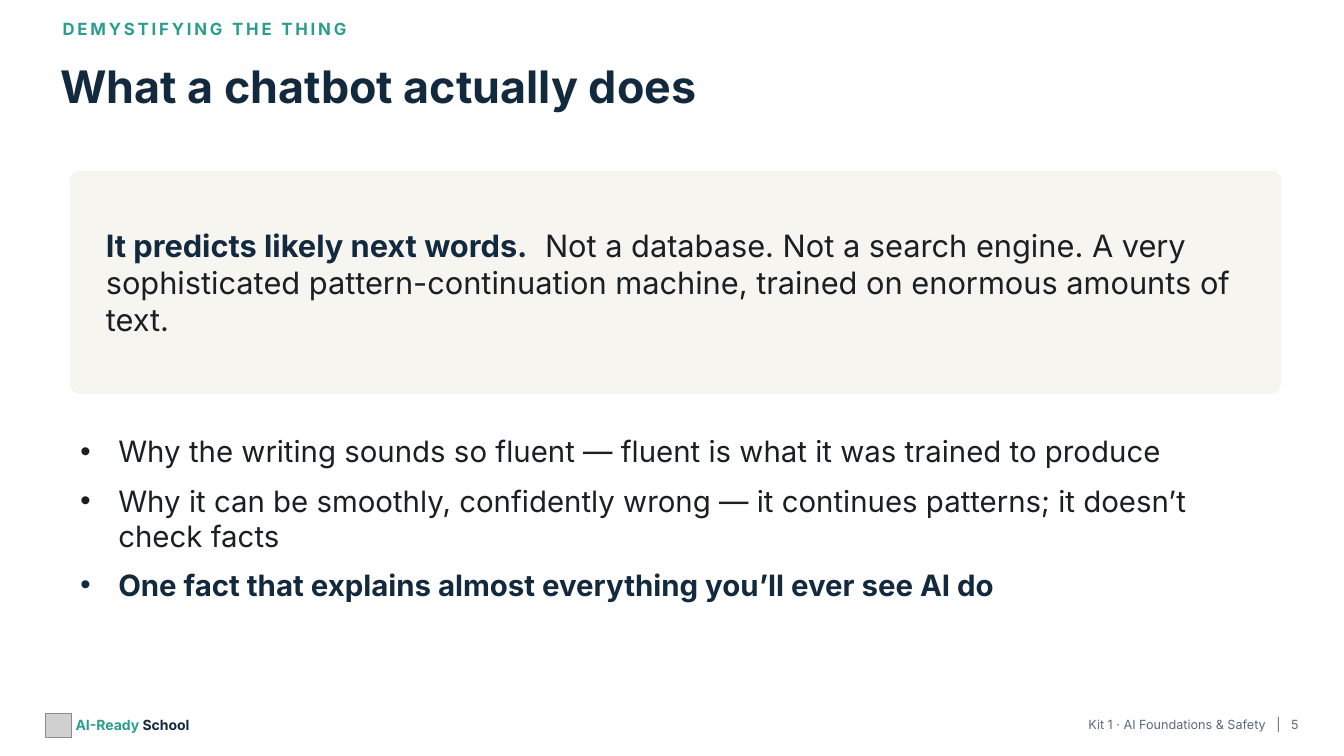
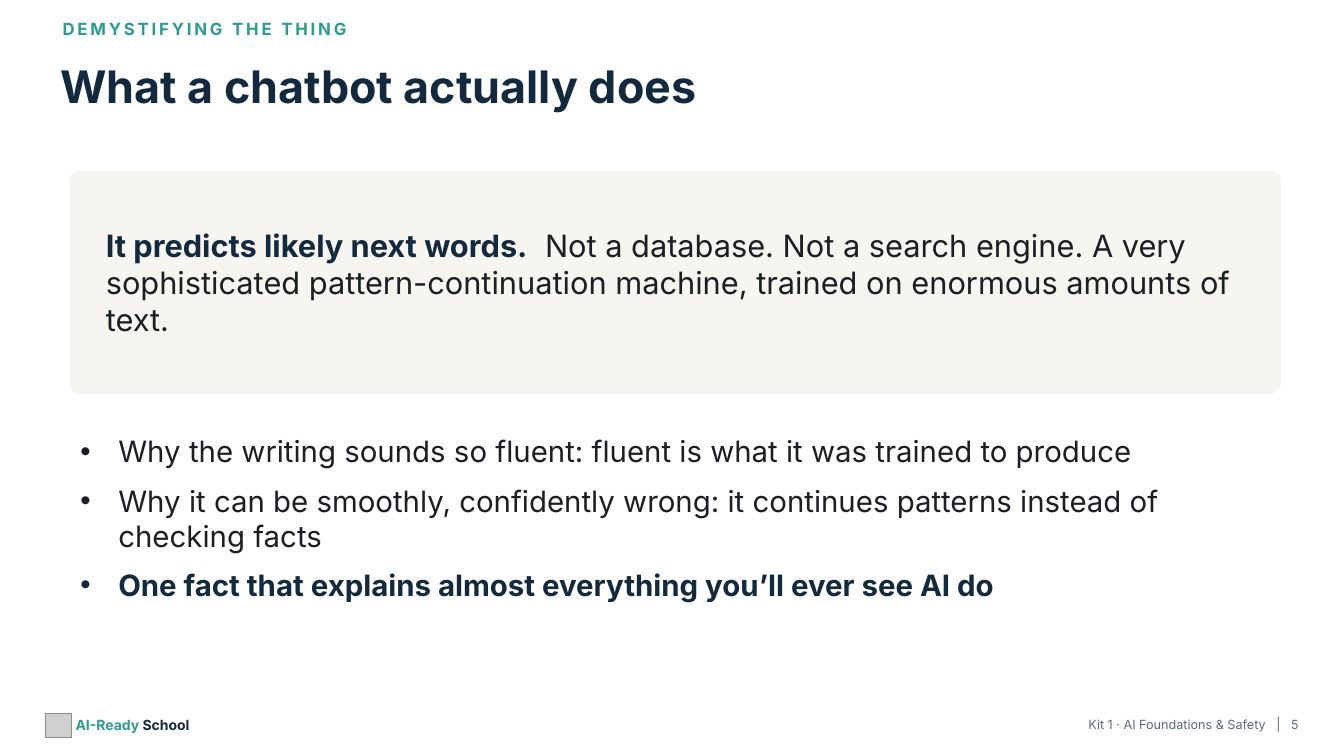
Before and after one commit to aspinozzi1/Ai-School-Ready, a slide deck: slide 5 of kits/kit01/Kit01_PresentationDeck.pptx. Drawn at 1344x756 pixels with LibreOffice and Linux fonts; fonts in the diff are those of the drawing; grey boxes stand for pictures. Boxes give left, top, right and bottom in pixels: in the first picture for what was removed or moved away, otherwise in the second. Text is boxed around its words. In the diff, an @@ line names an element or a change of style, - is before the commit and + after.

```diff
--- a/kits/kit01/Kit01_PresentationDeck.pptx
+++ b/kits/kit01/Kit01_PresentationDeck.pptx
@@ text at (x1=118, y1=439, x2=1159, y2=554): text changed @@
-• Why the writing sounds so fluent — fluent is what it was trained to produce
-• Why it can be smoothly, confidently wrong — it continues patterns; it doesn’t check facts
+• Why the writing sounds so fluent: fluent is what it was trained to produce
+• Why it can be smoothly, confidently wrong: it continues patterns instead of checking facts
```
Also in this commit, not shown: 24 other slides changed, 20 other files.
